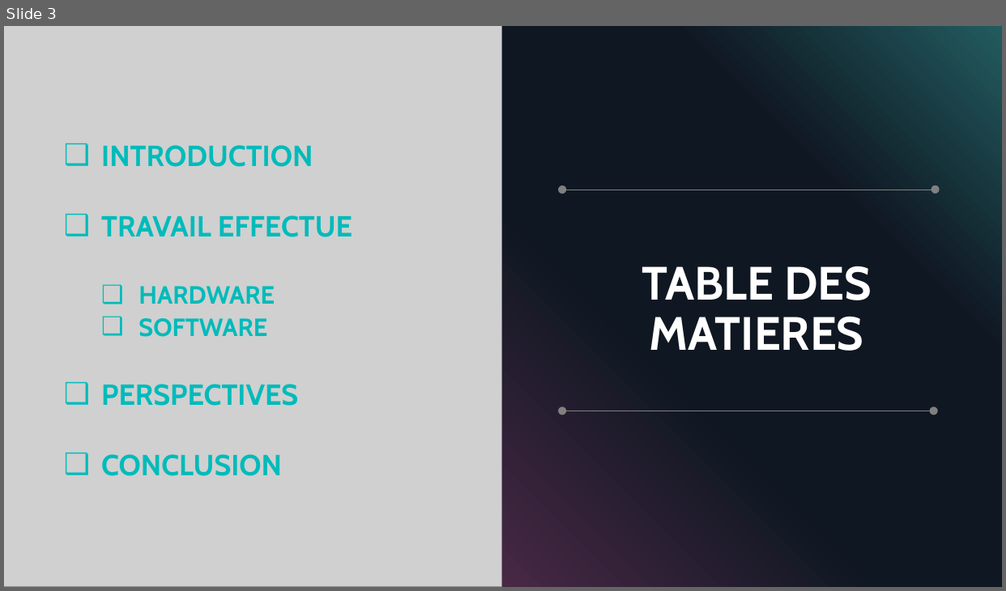
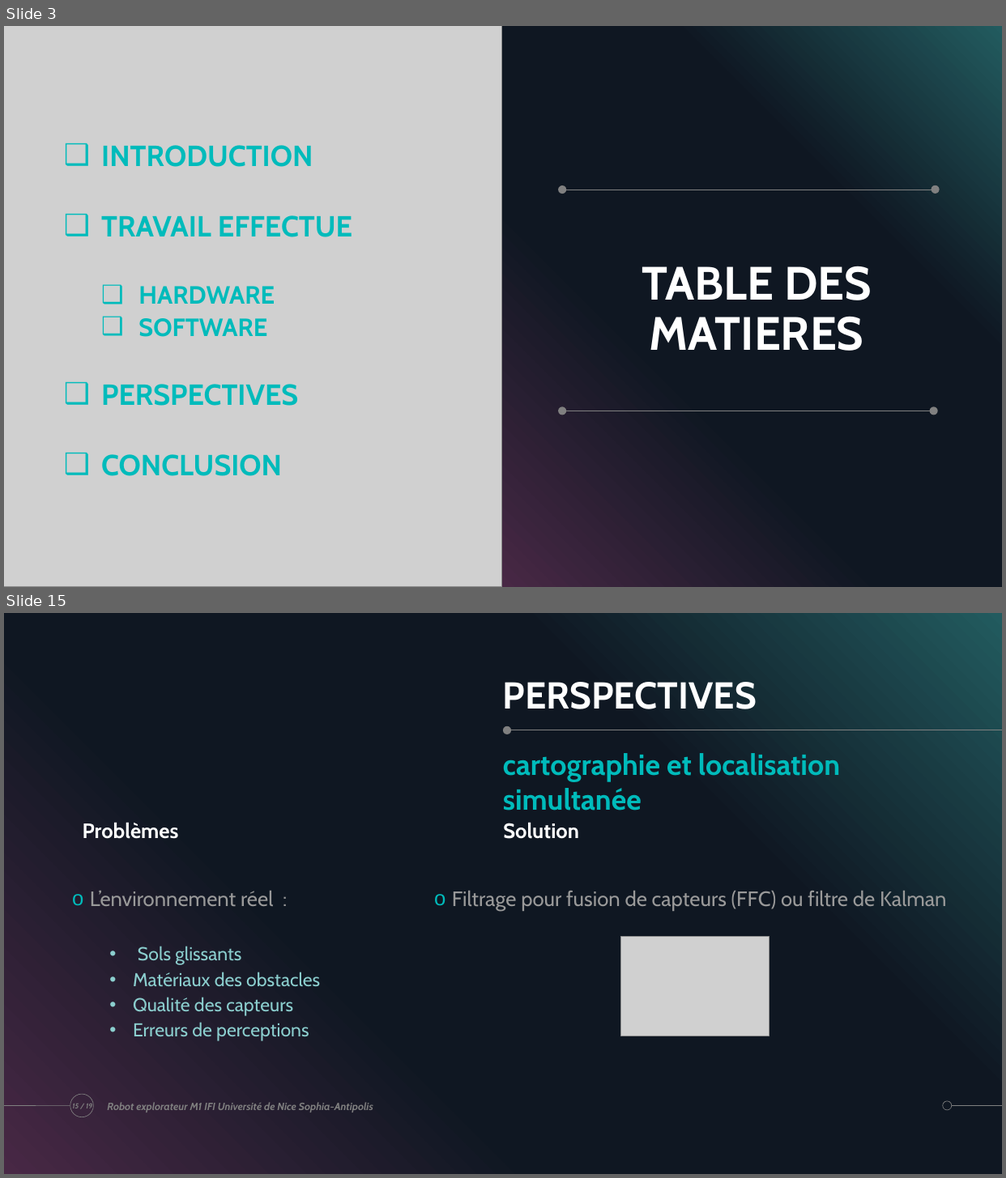
Before and after one commit to ChloeMaccarinelli/TER_M1_S2, a slide deck: doc/Diapo_LOTFI_MACCARINELLI_MARION.pptx. Shown one above the other, each under a label of ours: slide 3 before the commit, slides 3 and 15 after it; the slides between them are not shown. The pictures are 1006x591 and 1006x1178 pixels, drawn with LibreOffice and Linux fonts; fonts in the diff are those of the drawing; grey boxes stand for pictures. Boxes give left, top, right and bottom in pixels: in the first picture for what was removed or moved away, otherwise in the second. Text is boxed around its words. In the diff, an @@ line names an element or a change of style, - is before the commit and + after.

```diff
--- a/doc/Diapo_LOTFI_MACCARINELLI_MARION.pptx
+++ b/doc/Diapo_LOTFI_MACCARINELLI_MARION.pptx
@@ slide 15 added at (4,613,1002,1174), background #000000; not listed: 3 template elements that a slide beside it also shows @@
@@ rectangle added at (4,613,1002,1174), fill gradient #482845 to #0F1722 to #225B5F @@
@@ title added at (503,682,756,709), 36 pt, text #FFFFFF, bold @@
+PERSPECTIVES
@@ line added from (1002, 730) to (503, 730), #808080 0.5 pt @@
@@ ellipse added at (503,726,512,735), fill #808080 @@
@@ text added at (503,753,840,811), 28 pt, text #00BBBB, bold @@
+cartographie et localisation simultanée
@@ text added at (83,822,179,839), 20 pt, text #FFFFFF, bold @@
+Problèmes
@@ text added at (503,822,579,839), 20 pt, text #FFFFFF, bold @@
+Solution
@@ text added at (90,891,320,1041), 18 pt, text #8CCFCF @@
+o L’environnement réel :
+  • Sols glissants
+  • Matériaux des obstacles
+  • Qualité des capteurs
+  • Erreurs de perceptions
@@ text added at (452,891,946,911), 20 pt, text #999999 @@
+o Filtrage pour fusion de capteurs (FFC) ou filtre de Kalman
@@ picture added at (621,937,769,1036) @@
@@ ellipse added at (70,1094,94,1118), outline #808080 0.5 pt @@
@@ page number added at (72,1104,92,1111), 7 pt, text #808080, bold, italic @@
+15 / 19
@@ text added at (107,1102,373,1113), 10 pt, text #808080, bold, italic @@
+Robot explorateur M1 IFI Université de Nice Sophia-Antipolis
```
Also in this commit, not shown: 8 slides changed, 8 other slides added, 17 slides removed.
